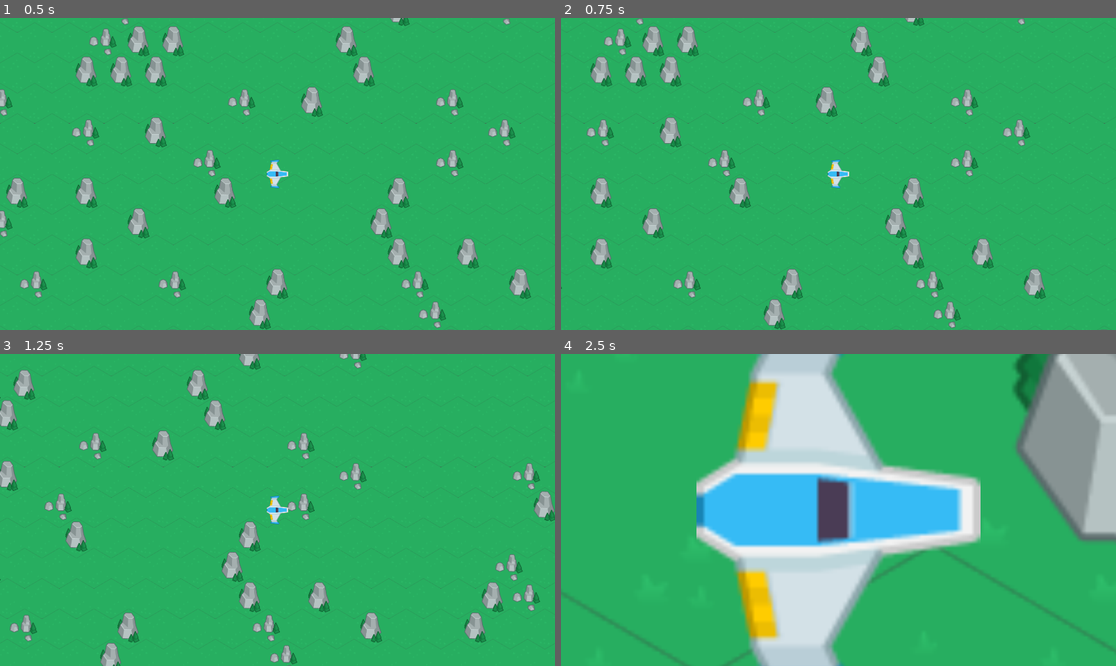
Above: before the commit, frames 1-4 (two rows, left to right).
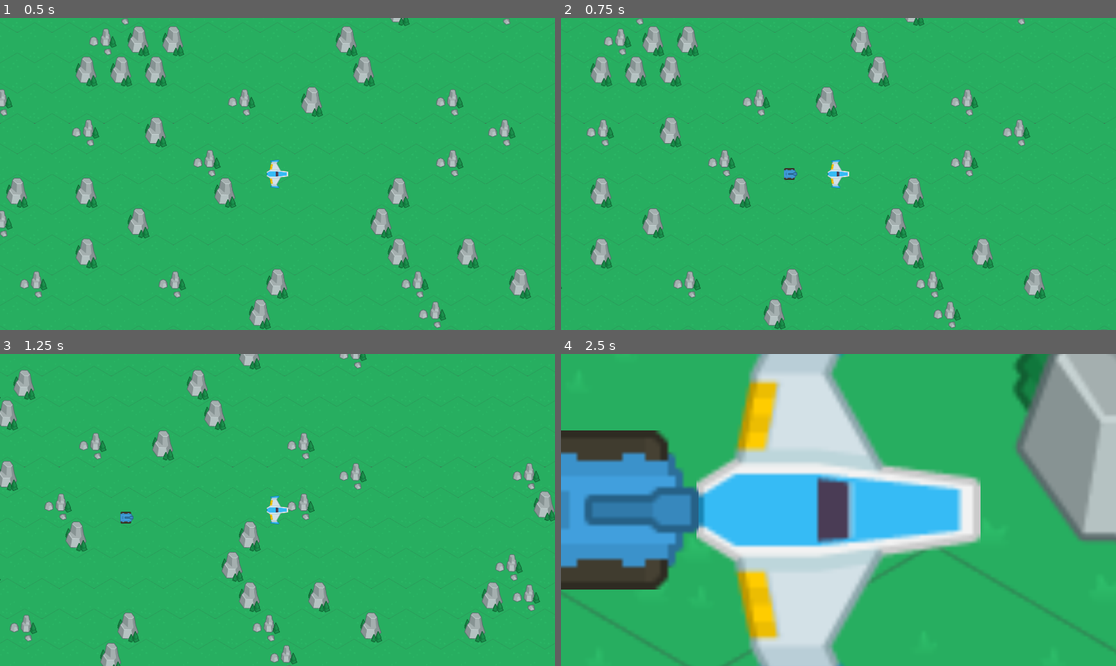
Above: after the commit, the same moments.

Repository: marleeeeeey/turret_commander
Game: Godot game, scene res://this/main.tscn
The game is run twice, just before and just after one commit, with the same random seed, the same clock (stepped at 60 frames per second) and the same inputs.
Inputs (mouse positions are in pixels of both pictures, inside the frame that each line leads up to):
- Up to frame 1 (0.5 s): no input
- Up to frame 2 (0.75 s): tap Enter at 0.5 s; move the mouse to (960, 158) at 0.52 s; hold D (move_right) from 0.53 s (still down); tap R (spawn_turret, bound only after the commit) at 0.6 s; click (960, 158) at 0.67 s
- Up to frame 3 (1.25 s): keep holding D (move_right)
- Up to frame 4 (2.5 s): move the mouse to (727, 525) at 1.27 s; release D (move_right) at 1.28 s; hold S (move_down) 1.28-2.03 s; tap Space (shoot) at 1.35, 2 s; tap R (spawn_turret, bound only after the commit) at 1.55, 2.3 s; move the mouse to (894, 441) at 2.02 s; hold D (move_right) from 2.03 s (still down); hold Mouse wheel up (zoom_in) from 2.03 s (still down)

Frame 1 is identical in both runs. In frame 2, less than 0.1% of the frame differs, in the area x 40-43%, y 48-52%; in frame 3, less than 0.1%; in frame 4, 11%, in the area x 0-25%, y 24-76%.

Commit message:
Spaceship creates turrets.

Diff:
--- a/common/scene_debug_aim/debug_aim.tscn
+++ b/common/scene_debug_aim/debug_aim.tscn
@@ -1,10 +1,10 @@
 [gd_scene load_steps=3 format=3 uid="uid://c6q8vvworcqe2"]
 
-[ext_resource type="Texture2D" uid="uid://d13pf3imygnxn" path="res://common/scene_debug_aim/aim.png" id="1_c3kbg"]
+[ext_resource type="Texture2D" uid="uid://d13pf3imygnxn" path="res://common/scene_debug_aim/art/aim.png" id="1_itt23"]
 [ext_resource type="Script" path="res://common/scene_debug_aim/debug_aim.gd" id="2_se67n"]
 
 [node name="DebugCircle" type="Sprite2D"]
-texture = ExtResource("1_c3kbg")
+texture = ExtResource("1_itt23")
 script = ExtResource("2_se67n")
 
 [node name="PosLabel" type="Label" parent="."]
--- a/common/scene_spaceship/spaceship.gd
+++ b/common/scene_spaceship/spaceship.gd
@@ -5,6 +5,10 @@
 @export var control_via_mouse_enabled = false
 @export var control_via_keys_enabled = true
 @export var bullet_scene: PackedScene
+@export var turret_scene: PackedScene
+
+var last_global_direction = Vector2.AXIS_X
+var distance_to_spawn_turret_behind_player = 60
 
 
 func _input(event):
@@ -87,9 +91,19 @@
 	velocity = direction * speed
 	# Rotate the character.
 	if direction.length() > 0:
+		last_global_direction = direction
 		look_at(global_position + direction)
 
 	if Input.is_action_just_pressed("shoot"):
 		var bullet = bullet_scene.instantiate()
 		owner.add_child(bullet)
 		bullet.transform = $BulletSpawnPoint.global_transform
+
+	if Input.is_action_just_pressed("spawn_turret"):
+		var turret = turret_scene.instantiate()
+		owner.add_child(turret)
+		var position_behind = (
+			global_position - last_global_direction * distance_to_spawn_turret_behind_player
+		)
+		turret.global_position = position_behind
+		turret.look_at(global_position + last_global_direction)
--- a/common/scene_spaceship/spaceship.tscn
+++ b/common/scene_spaceship/spaceship.tscn
@@ -1,9 +1,10 @@
-[gd_scene load_steps=6 format=3 uid="uid://d2g2bwx2n8kj"]
+[gd_scene load_steps=7 format=3 uid="uid://d2g2bwx2n8kj"]
 
 [ext_resource type="Script" path="res://common/scene_spaceship/spaceship.gd" id="1_s06nx"]
 [ext_resource type="Texture2D" uid="uid://56vticldrkgp" path="res://common/scene_spaceship/art/ship.png" id="1_xefed"]
 [ext_resource type="PackedScene" uid="uid://drwjhnmenrsgk" path="res://common/scene_bullet/scene_bullet.tscn" id="2_3logv"]
 [ext_resource type="Script" path="res://common/scene_spaceship/camera_2d.gd" id="3_li0e6"]
+[ext_resource type="PackedScene" uid="uid://cp0ft4iqo4ssj" path="res://common/scene_turret/turret.tscn" id="3_xnaiw"]
 
 [sub_resource type="CircleShape2D" id="CircleShape2D_bu2ke"]
 radius = 25.0
@@ -12,6 +13,7 @@
 script = ExtResource("1_s06nx")
 show_debug_info = true
 bullet_scene = ExtResource("2_3logv")
+turret_scene = ExtResource("3_xnaiw")
 
 [node name="Sprite2D" type="Sprite2D" parent="."]
 rotation = 1.5708
--- /dev/null
+++ b/common/scene_turret/turret.tscn
@@ -0,0 +1,16 @@
+[gd_scene load_steps=3 format=3 uid="uid://cp0ft4iqo4ssj"]
+
+[ext_resource type="Texture2D" uid="uid://diwndq4lclatu" path="res://common/scene_turret/art/tank_blue.png" id="1_axqbx"]
+
+[sub_resource type="CapsuleShape2D" id="CapsuleShape2D_8edsw"]
+
+[node name="Turret" type="StaticBody2D"]
+metadata/_edit_group_ = true
+
+[node name="Sprite2D" type="Sprite2D" parent="."]
+rotation = -1.5708
+texture = ExtResource("1_axqbx")
+
+[node name="CollisionShape2D" type="CollisionShape2D" parent="."]
+scale = Vector2(2.16, 1.36)
+shape = SubResource("CapsuleShape2D_8edsw")
--- a/project.godot
+++ b/project.godot
@@ -27,6 +27,7 @@
 "events": [Object(InputEventKey,"resource_local_to_scene":false,"resource_name":"","device":-1,"window_id":0,"alt_pressed":false,"shift_pressed":false,"ctrl_pressed":false,"meta_pressed":false,"pressed":false,"keycode":0,"physical_keycode":65,"key_label":0,"unicode":97,"echo":false,"script":null)
 , Object(InputEventKey,"resource_local_to_scene":false,"resource_name":"","device":-1,"window_id":0,"alt_pressed":false,"shift_pressed":false,"ctrl_pressed":false,"meta_pressed":false,"pressed":false,"keycode":0,"physical_keycode":4194319,"key_label":0,"unicode":0,"echo":false,"script":null)
 , Object(InputEventJoypadMotion,"resource_local_to_scene":false,"resource_name":"","device":-1,"axis":0,"axis_value":-1.0,"script":null)
+, Object(InputEventJoypadButton,"resource_local_to_scene":false,"resource_name":"","device":-1,"button_index":13,"pressure":0.0,"pressed":true,"script":null)
 ]
 }
 move_right={
@@ -34,6 +35,7 @@
 "events": [Object(InputEventJoypadMotion,"resource_local_to_scene":false,"resource_name":"","device":-1,"axis":0,"axis_value":1.0,"script":null)
 , Object(InputEventKey,"resource_local_to_scene":false,"resource_name":"","device":-1,"window_id":0,"alt_pressed":false,"shift_pressed":false,"ctrl_pressed":false,"meta_pressed":false,"pressed":false,"keycode":0,"physical_keycode":68,"key_label":0,"unicode":100,"echo":false,"script":null)
 , Object(InputEventKey,"resource_local_to_scene":false,"resource_name":"","device":-1,"window_id":0,"alt_pressed":false,"shift_pressed":false,"ctrl_pressed":false,"meta_pressed":false,"pressed":false,"keycode":0,"physical_keycode":4194321,"key_label":0,"unicode":0,"echo":false,"script":null)
+, Object(InputEventJoypadButton,"resource_local_to_scene":false,"resource_name":"","device":-1,"button_index":14,"pressure":0.0,"pressed":true,"script":null)
 ]
 }
 move_up={
@@ -41,6 +43,7 @@
 "events": [Object(InputEventKey,"resource_local_to_scene":false,"resource_name":"","device":-1,"window_id":0,"alt_press …(182 unchanged characters)…
 , Object(InputEventJoypadMotion,"resource_local_to_scene":false,"resource_name":"","device":-1,"axis":1,"axis_value":-1.0,"script":null)
 , Object(InputEventKey,"resource_local_to_scene":false,"resource_name":"","device":-1,"window_id":0,"alt_pressed":false,"shift_pressed":false,"ctrl_pressed":false,"meta_pressed":false,"pressed":false,"keycode":0,"physical_keycode":87,"key_label":0,"unicode":119,"echo":false,"script":null)
+, Object(InputEventJoypadButton,"resource_local_to_scene":false,"resource_name":"","device":-1,"button_index":11,"pressure":0.0,"pressed":true,"script":null)
 ]
 }
 move_down={
@@ -48,6 +51,7 @@
 "events": [Object(InputEventKey,"resource_local_to_scene":false,"resource_name":"","device":-1,"window_id":0,"alt_pressed":false,"shift_pressed":false,"ctrl_pressed":false,"meta_pressed":false,"pressed":false,"keycode":0,"physical_keycode":83,"key_label":0,"unicode":115,"echo":false,"script":null)
 , Object(InputEventKey,"resource_local_to_scene":false,"resource_name":"","device":-1,"window_id":0,"alt_pressed":false,"shift_pressed":false,"ctrl_pressed":false,"meta_pressed":false,"pressed":false,"keycode":0,"physical_keycode":4194322,"key_label":0,"unicode":0,"echo":false,"script":null)
 , Object(InputEventJoypadMotion,"resource_local_to_scene":false,"resource_name":"","device":-1,"axis":1,"axis_value":1.0,"script":null)
+, Object(InputEventJoypadButton,"resource_local_to_scene":false,"resource_name":"","device":-1,"button_index":12,"pressure":0.0,"pressed":true,"script":null)
 ]
 }
 zoom_in={
@@ -68,3 +72,9 @@
 , Object(InputEventJoypadButton,"resource_local_to_scene":false,"resource_name":"","device":-1,"button_index":0,"pressure":0.0,"pressed":true,"script":null)
 ]
 }
+spawn_turret={
+"deadzone": 0.5,
+"events": [Object(InputEventJoypadButton,"resource_local_to_scene":false,"resource_name":"","device":-1,"button_index":2,"pressure":0.0,"pressed":true,"script":null)
+, Object(InputEventKey,"resource_local_to_scene":false,"resource_name":"","device":-1,"window_id":0,"alt_pressed":false,"shift_pressed":false,"ctrl_pressed":false,"meta_pressed":false,"pressed":false,"keycode":0,"physical_keycode":82,"key_label":0,"unicode":114,"echo":false,"script":null)
+]
+}
Renamed: common/scene_debug_aim/aim.png -> common/scene_debug_aim/art/aim.png
Not shown, added: common/scene_debug_aim/art/aim.png.import
Binary file added: common/scene_turret/art/tank_blue.png
Not shown, added: common/scene_turret/art/tank_blue.png.import
Binary file added: common/scene_turret/art/tank_dark.png
Not shown, added: common/scene_turret/art/tank_dark.png.import
Binary file added: common/scene_turret/art/tank_green.png
Not shown, changed: common/scene_turret/art/tank_green.png.import
Binary file added: common/scene_turret/art/tank_red.png
Not shown, added: common/scene_turret/art/tank_red.png.import
Binary file added: common/scene_turret/art/tank_sand.png
Not shown, added: common/scene_turret/art/tank_sand.png.import
(and 2 more such lines)
